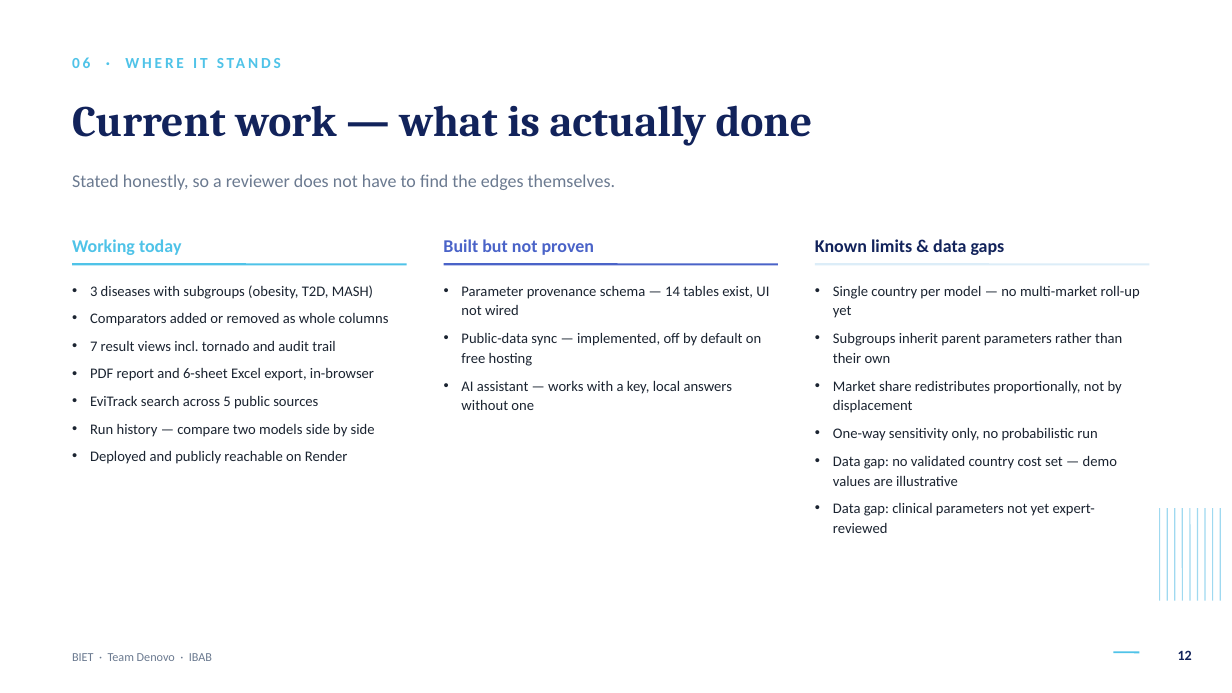
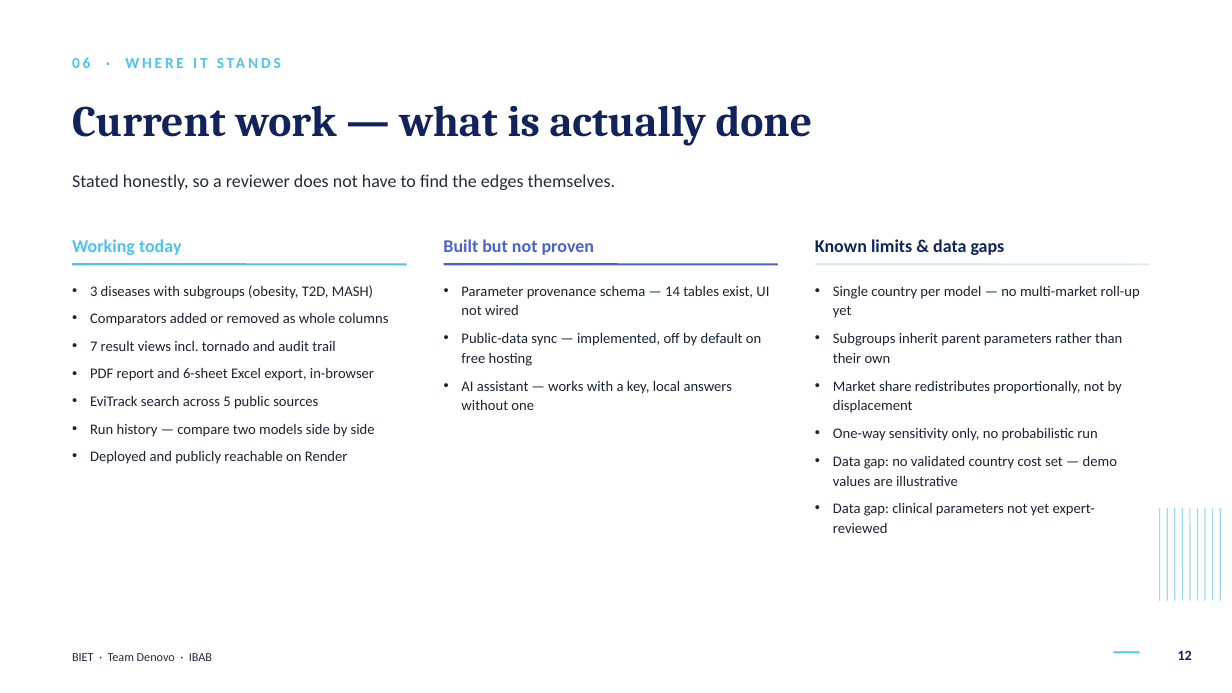
Before and after one commit to Sumithraju/early_stage_bia_react_node_postgres, a slide deck: slide 12 of docs/presentation/BIET-Denovo-IBAB.pptx. Drawn at 1232x693 pixels with LibreOffice and Linux fonts; fonts in the diff are those of the drawing. Boxes give left, top, right and bottom in pixels: in the first picture for what was removed or moved away, otherwise in the second. Text is boxed around its words. In the diff, an @@ line names an element or a change of style, - is before the commit and + after.

```diff
--- a/docs/presentation/BIET-Denovo-IBAB.pptx
+++ b/docs/presentation/BIET-Denovo-IBAB.pptx
@@ text "Stated honestly, so a reviewer ..." at [72,174,615,190]: text colour #6B7A90 to #232C3A @@
@@ text "BIET · Team Denovo · ..." at [72,653,212,661]: text colour #6B7A90 to #232C3A @@
```
Also in this commit, not shown: 13 other slides changed, 1 other file.
